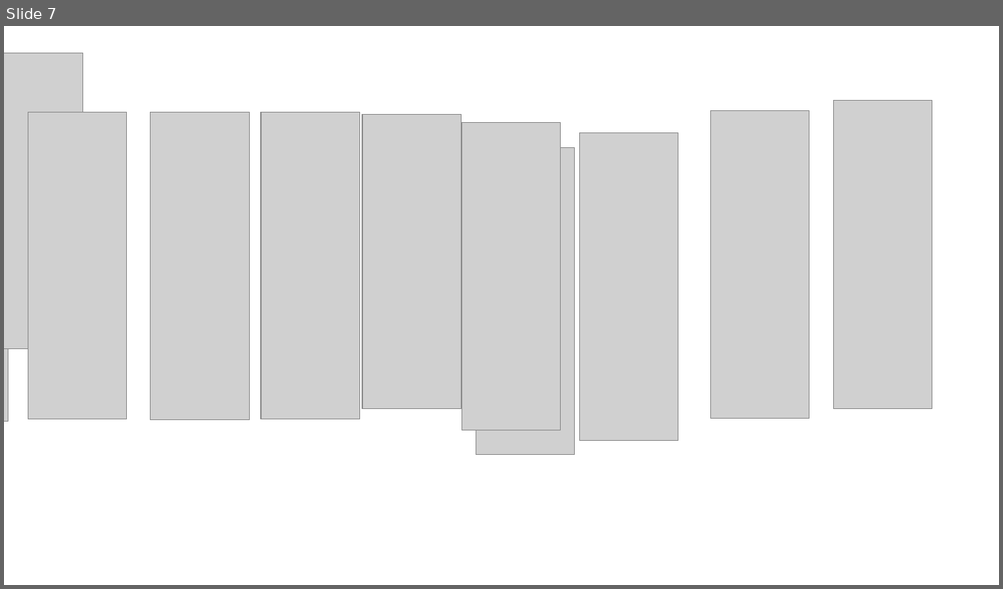
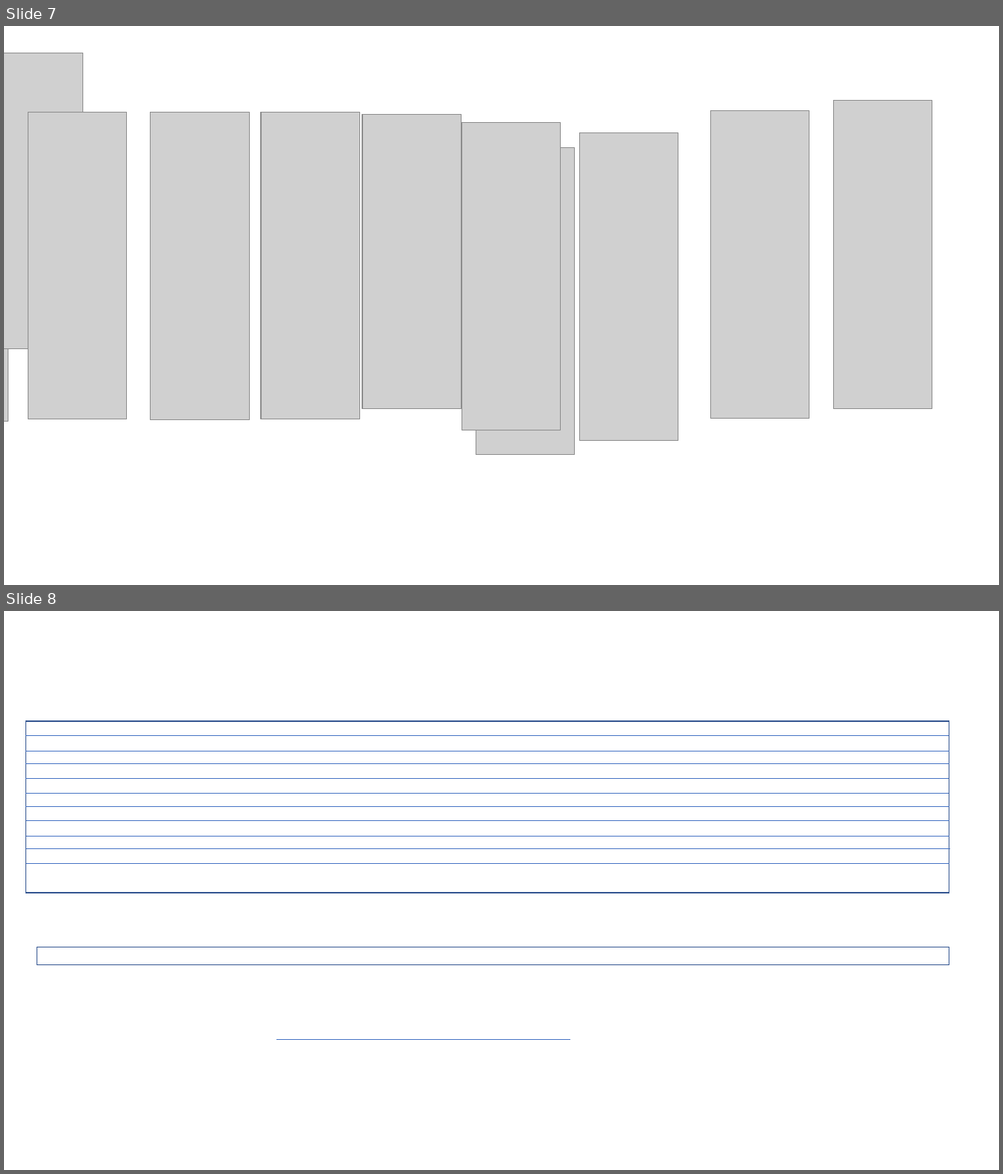
Before and after one commit to geovannioytamay/EnramadaSalas, a slide deck: Presentación1.pptx. Shown one above the other, each under a label of ours: slide 7 before the commit, slides 7 and 8 after it. The pictures are 1003x589 and 1003x1174 pixels, drawn with LibreOffice and Linux fonts; fonts in the diff are those of the drawing; grey boxes stand for pictures; background and template pictures are left out. Boxes give left, top, right and bottom in pixels: in the first picture for what was removed or moved away, otherwise in the second. Text is boxed around its words. In the diff, an @@ line names an element or a change of style, - is before the commit and + after.

```diff
--- a/Presentación1.pptx
+++ b/Presentación1.pptx
@@ slide 8 added at (4,611,999,1170), background #FFFFFF @@
@@ rectangle added at (25,721,949,893), outline #325491 1 pt @@
@@ line added from (25, 735) to (948, 735), #4472C4 0.5 pt @@
@@ line added from (25, 751) to (949, 751), #4472C4 0.5 pt @@
@@ line added from (25, 764) to (949, 764), #4472C4 0.5 pt @@
@@ line added from (25, 778) to (948, 778), #4472C4 0.5 pt @@
@@ line added from (25, 794) to (948, 794), #4472C4 0.5 pt @@
@@ line added from (25, 806) to (948, 806), #4472C4 0.5 pt @@
@@ line added from (25, 820) to (949, 820), #4472C4 0.5 pt @@
@@ line added from (26, 835) to (949, 835), #4472C4 0.5 pt @@
@@ line added from (26, 849) to (950, 849), #4472C4 0.5 pt @@
@@ line added from (25, 863) to (949, 863), #4472C4 0.5 pt @@
@@ rectangle added at (37,948,948,965), outline #325491 1 pt @@
@@ line added from (276, 1040) to (570, 1040), #4472C4 0.5 pt @@
```
Also in this commit, not shown: 33 other files.
